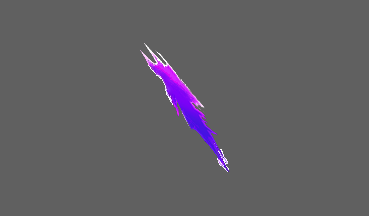
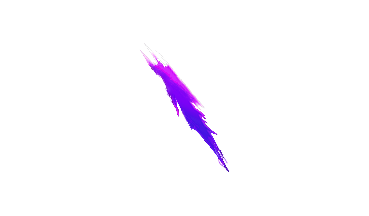
Layered file, before and after one edit (369 x 216). Changes by layer:
hid "Layer 1" over (0, 0, 369, 216)
